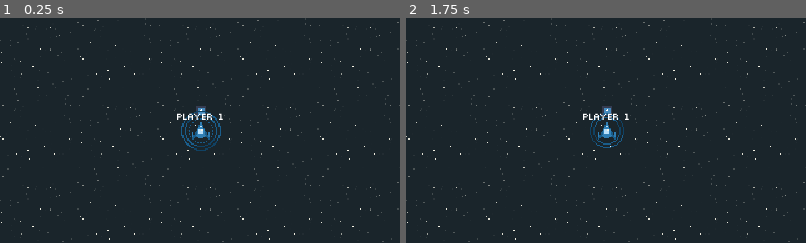
Above: before the commit, frames 1-2 (left to right).
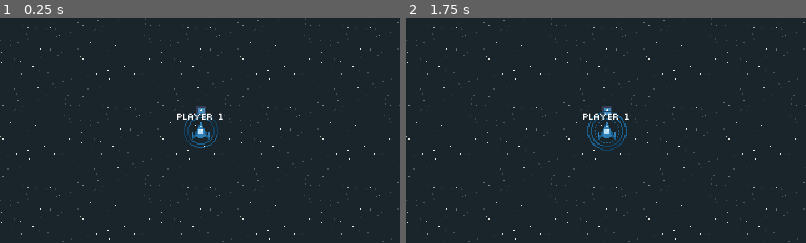
Above: after the commit, the same moments.

Repository: zachtyll/SuperCometBlaster
Game: Godot game, scene res://World/World.tscn
Same seed, same stepped clock (60 frames per second), same inputs: the game is played once before the commit and once after it. This scene is started directly instead of the project's main scene. The engine's default icon, where the game draws it, is replaced by a stand-in: a white triangle on a blue panel in a dark square.
Inputs:
- Up to frame 1 (0.25 s): no input
- Up to frame 2 (1.75 s): hold Right (ui_right) 0.53-1.28 s; hold Space (shoot) 0.53-1.28 s; tap Enter at 1.25 s; hold Left (ui_left) from 1.28 s (still down); tap Space (shoot) at 1.35 s
The pictures show only the part of the screen within x 25-75%, y 25-75%; the shares and areas given below are measured in that part.

The runs differ from the first frame. In frame 1, 0.6% of the frame differs, in the area x 45-56%, y 41-60%; in frame 2, 0.6%.
Error before the commit: Parse Error: Can't preload resource at path: res://Enemies/Comets/CometRegular.tscn (res://Spawn_Point_Comet.gd:15)

Commit message:
Moved regular comets into own folder

Diff:
--- a/Player/Spaceship.tscn
+++ b/Player/Spaceship.tscn
@@ -95,7 +95,6 @@
 [node name="AnimatedSprite" type="AnimatedSprite" parent="Shield"]
 material = ExtResource( 2 )
 frames = SubResource( 7 )
-frame = 1
 playing = true
 
 [connection signal="area_entered" from="Hurtbox" to="." method="_on_Hurtbox_area_entered"]
--- a/Spawn_Point_Comet.gd
+++ b/Spawn_Point_Comet.gd
@@ -12,7 +12,7 @@
 var data_array := []
 var enemy_data
 
-onready var comet_regular := preload("res://Enemies/Comets/CometRegular.tscn")
+onready var comet_regular := preload("res://Enemies/Comets/Regular/CometRegular.tscn")
 onready var comet_infected := preload("res://Enemies/Comets/Infected/CometInfected.tscn")
 onready var comet_explosive := preload("res://Enemies/Comets/Explosion/CometExplosive.tscn")
 onready var comet_ice := preload("res://Enemies/Comets/Ice/CometIce.tscn")
